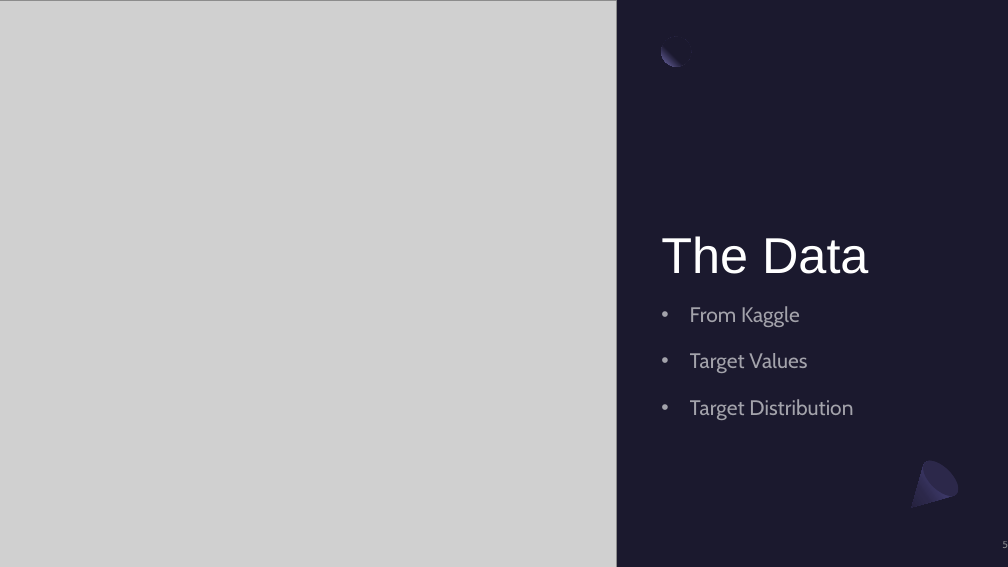
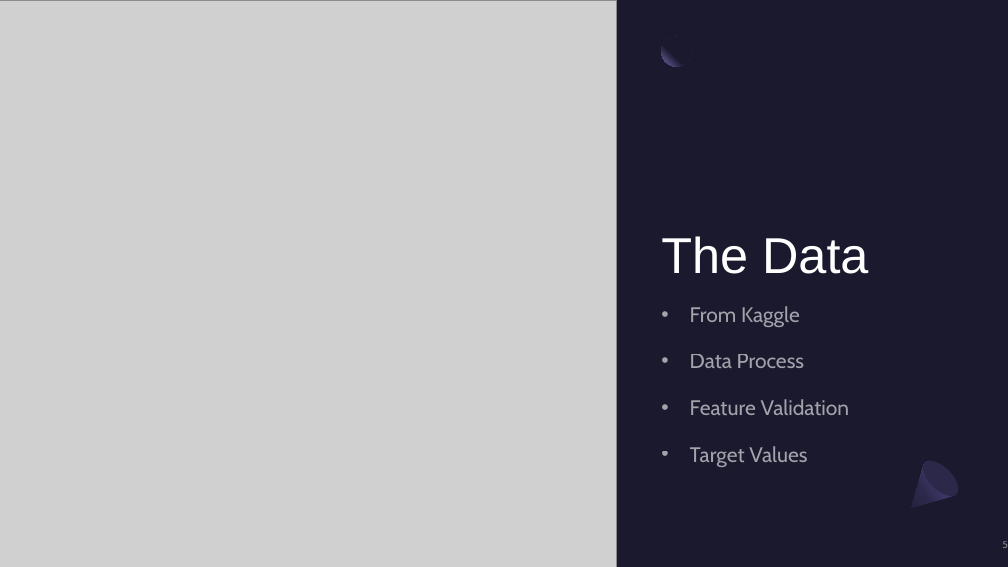
Before and after one commit to mbermont/Spotify_Project, a slide deck: slide 5 of docs/Utilizing Neural Networks To Categorize Songs.pptm. Drawn at 1008x567 pixels with LibreOffice and Linux fonts; fonts in the diff are those of the drawing; grey boxes stand for pictures. Boxes give left, top, right and bottom in pixels: in the first picture for what was removed or moved away, otherwise in the second. Text is boxed around its words. In the diff, an @@ line names an element or a change of style, - is before the commit and + after.

```diff
--- a/docs/Utilizing Neural Networks To Categorize Songs.pptm
+++ b/docs/Utilizing Neural Networks To Categorize Songs.pptm
@@ text at (x1=690, y1=354, x2=850, y2=415): paragraphs added @@
+• Data Process
+• Feature Validation
@@ text at (x1=690, y1=399, x2=853, y2=420): paragraph removed @@
-• Target Distribution
```
Also in this commit, not shown: 6 other slides changed, 3 slides removed, 10 other files.
